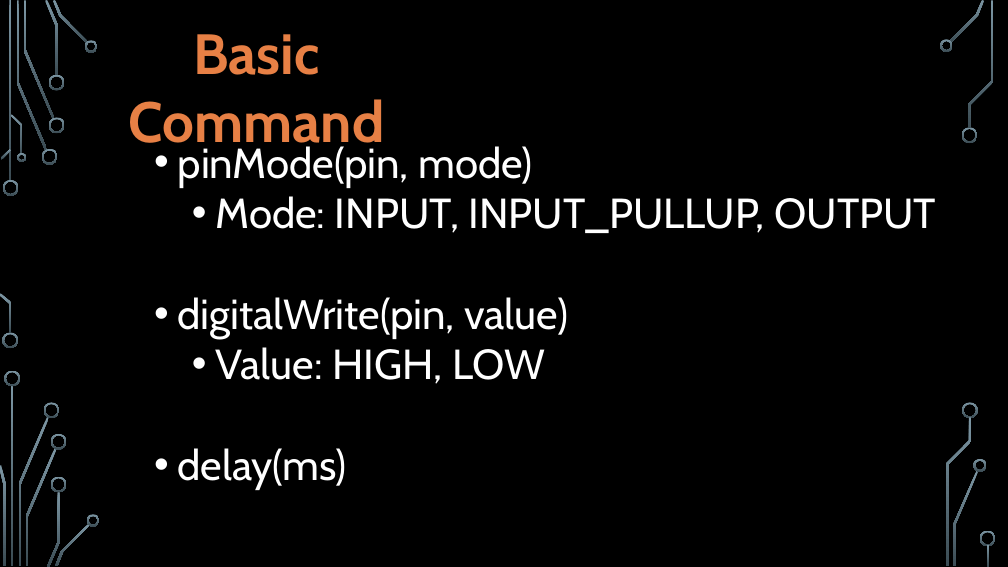
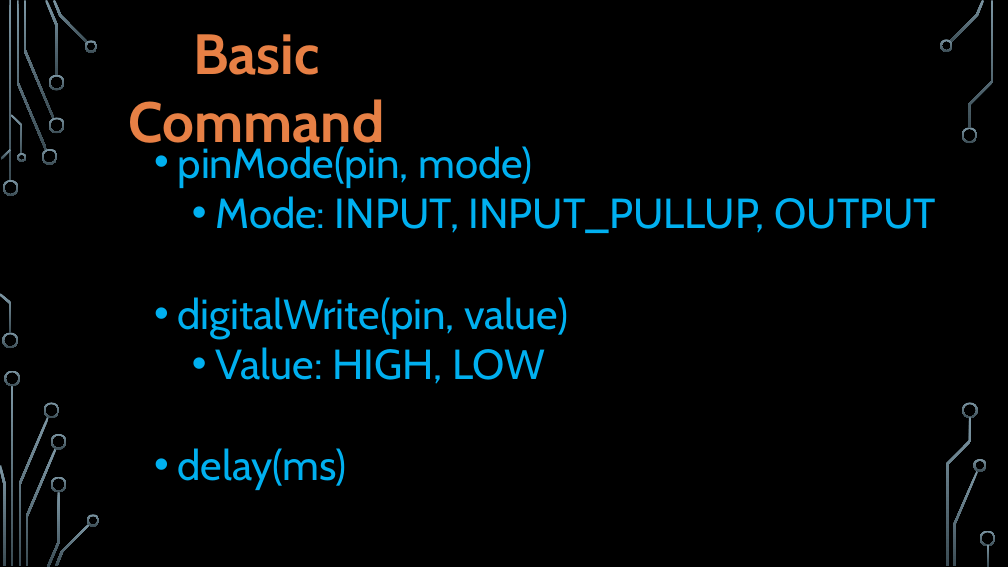
Before and after one commit to uosmroboticsclub/Arduino-Classes-2019-20-Workshop_1, a slide deck: slide 9 of Introduction to Arduino.pptx. Drawn at 1008x567 pixels with LibreOffice and Linux fonts; fonts in the diff are those of the drawing; background and template pictures are left out. Boxes give left, top, right and bottom in pixels: in the first picture for what was removed or moved away, otherwise in the second. Text is boxed around its words. In the diff, an @@ line names an element or a change of style, - is before the commit and + after.

```diff
--- a/Introduction to Arduino.pptx
+++ b/Introduction to Arduino.pptx
@@ text "pinMode(pin, mode)" at (178,146,936,490): text colour #FFFFFF to #00B0F0 @@
```
Also in this commit, not shown: 2 other slides changed.
